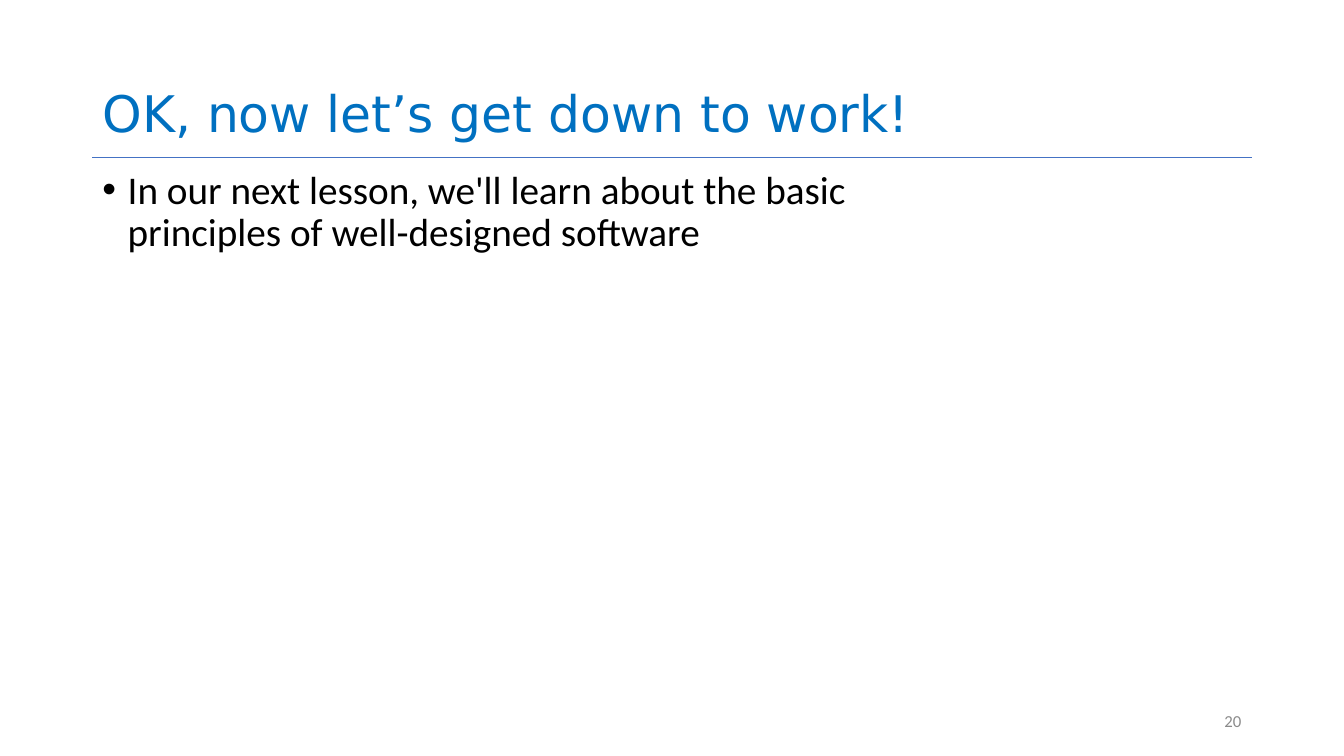
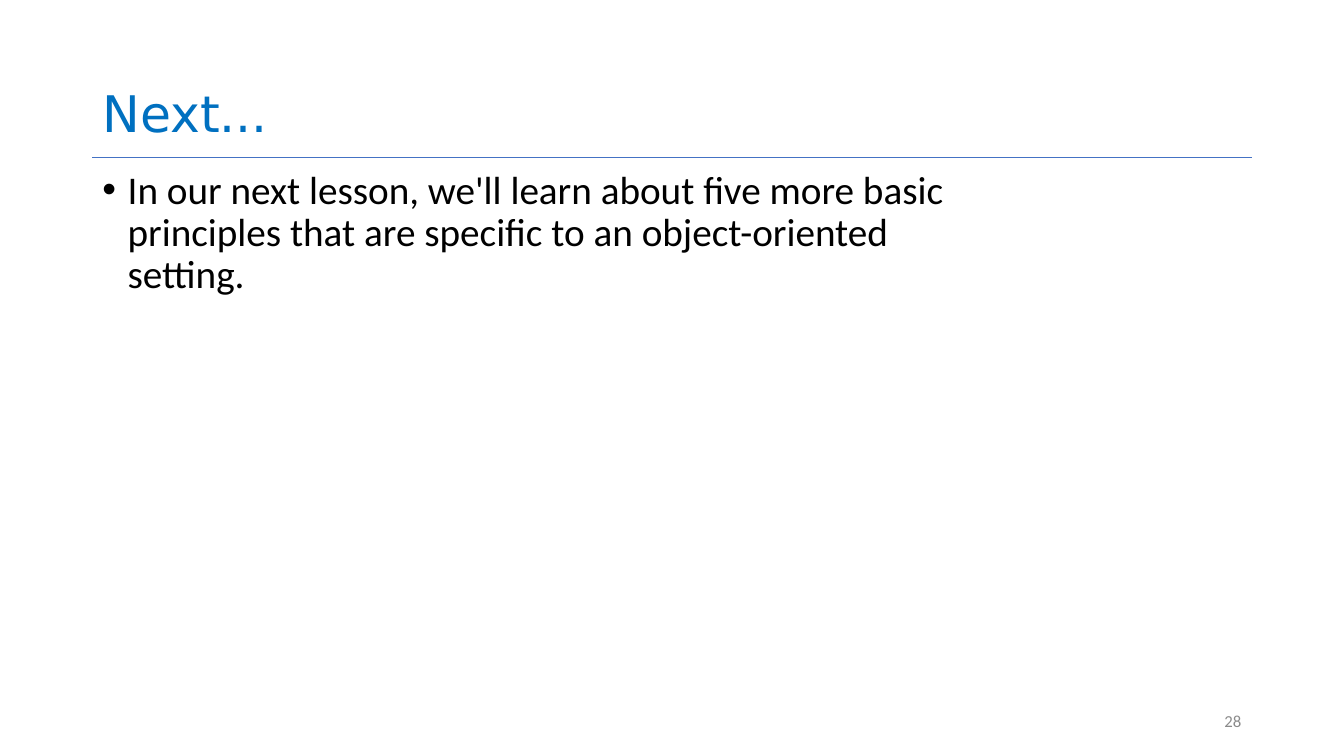
Before and after one commit to neu-se/CS4530-CS5500-Spring-2021, a slide deck: slide 28 of Slides/Lesson 1.2 General Program Design Principles.pptx (slide 20 before the commit). Drawn at 1344x756 pixels with LibreOffice and Linux fonts; fonts in the diff are those of the drawing. Boxes give left, top, right and bottom in pixels: in the first picture for what was removed or moved away, otherwise in the second. Text is boxed around its words. In the diff, an @@ line names an element or a change of style, - is before the commit and + after.

```diff
--- a/Slides/Lesson 1.2 General Program Design Principles.pptx
+++ b/Slides/Lesson 1.2 General Program Design Principles.pptx
@@ title at <box>102,95,267,133</box>: text changed @@
-OK, now let’s get down to work!
+Next...
@@ text at <box>128,176,943,295</box>: text changed @@
-• In our next lesson, we'll learn about the basic principles of well-designed software
+• In our next lesson, we'll learn about five more basic principles that are specific to an object-oriented setting.
@@ page number at <box>1224,715,1241,727</box>: text changed @@
-20
+28
```
Also in this commit, not shown: 6 other slides changed, 8 slides added, 2 other files.
